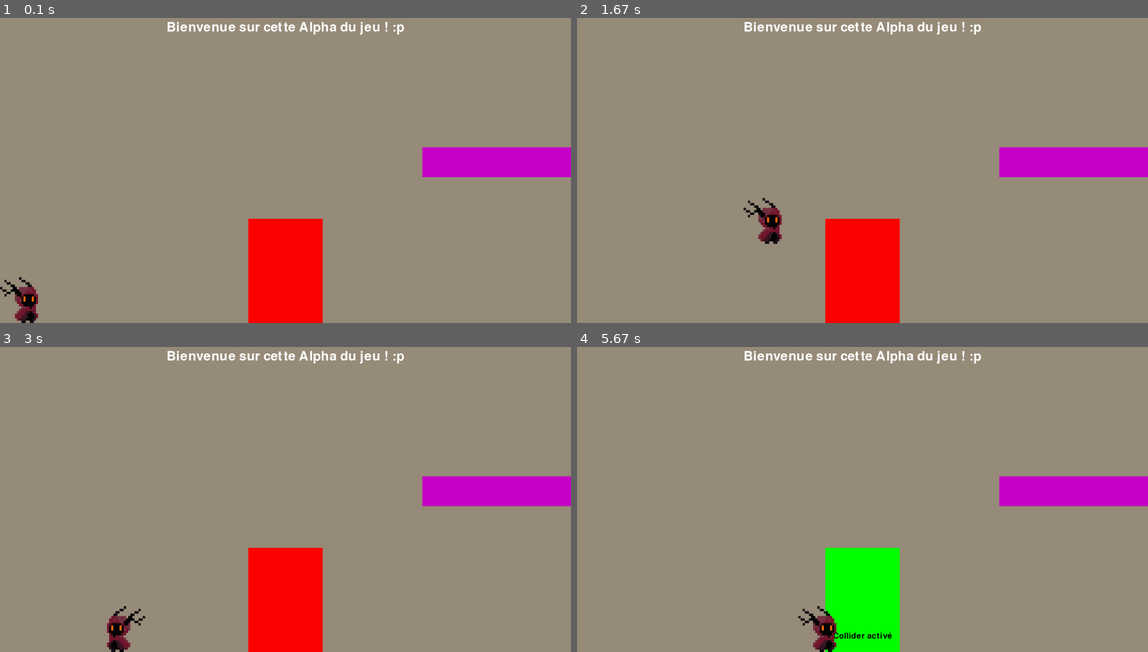
Above: before the commit, frames 1-4 (two rows, left to right).
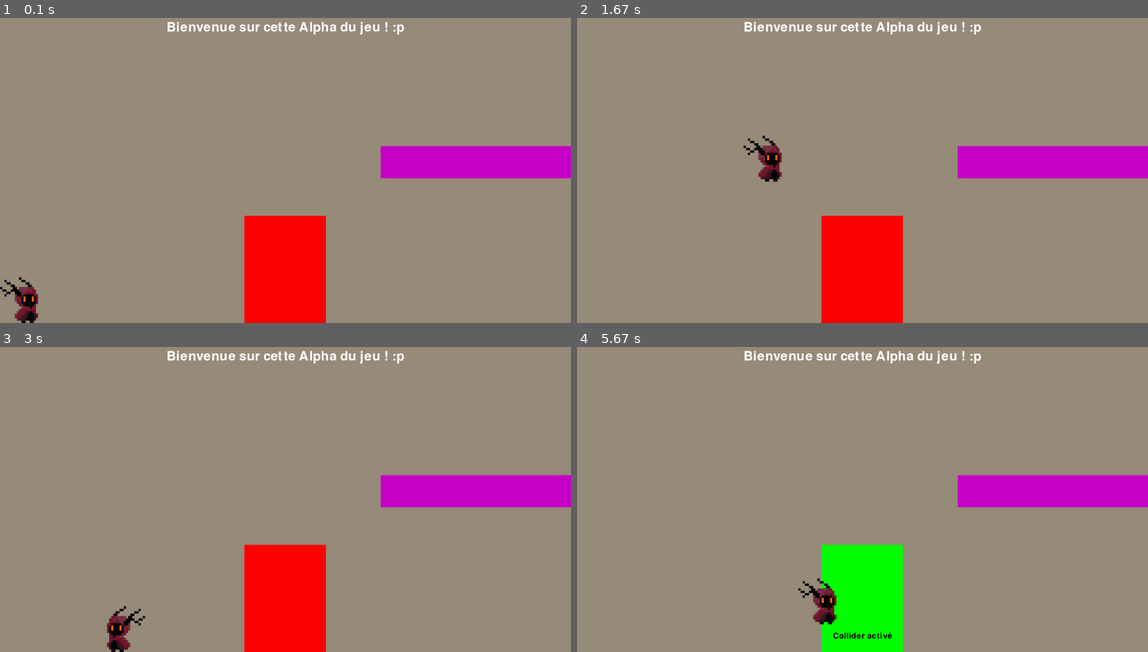
Above: after the commit, the same moments.

Repository: Kikii95/JV-Mini_Studio
Game: pygame game, started from main.py
Same seed, same stepped clock (60 frames per second), same inputs: the game is played once before the commit and once after it.
Inputs:
- Up to frame 1 (0.1 s): no input
- Up to frame 2 (1.67 s): hold Space 0.33-0.8 s; hold Right 0.33-0.8 s; hold Right 0.83-1.3 s; hold Up 1.33-1.63 s
- Up to frame 3 (3 s): hold Right 1.67-2.13 s; tap D at 1.82 s; hold Left 2.17-2.7 s; hold Left from 2.73 s (still down)
- Up to frame 4 (5.67 s): release Left at 3.13 s; hold Up 3.17-3.53 s; tap D at 3.32, 4.88 s; hold Right 3.57-4.2 s; hold Left 4.23-4.7 s; hold Right 4.73-5.2 s; hold Up 5.23-5.53 s; hold Right from 5.57 s (still down)

The runs differ from the first frame. In frame 1, 1.8% of the frame differs, in the area x 42-100%, y 41-100%; in frame 2, 2.8%, in the area x 29-100%, y 38-100%; in frame 3, 1.8%; in frame 4, 2.5%.

Commit message:
Refaire le jump ! ca va pas là c'est du grand n'importe quoi killian

Diff:
--- a/main.py
+++ b/main.py
@@ -6,7 +6,6 @@
     def __init__(self):
         self.screen_width = 1920
         self.screen_height = 1080
-        self.perso_scale = 15
 
         pygame.init()
         self.screen = pygame.display.set_mode((self.screen_width, self.screen_height))
@@ -18,15 +17,20 @@
         self.y = self.screen.get_height() - self.player.perso.get_height()
         self.is_jumping = False
         self.base_jump = self.player.perso_scale
-        self.scale_factor = 20
-        self.jump_scale = self.base_jump * (self.scale_factor / (self.player.perso_scale * 1.5))
-        self.jump_count = self.jump_scale
+        self.scale_factor = self.screen_width / 1920
+        self.jump_scale = self.player.perso_scale + ((1 * self.scale_factor)/2)
+        self.jump_count = 10
         self.orientation = "Right"
         self.running = True
 
-        self.area1 = pygame.Rect((self.screen_width - 250) / 2, self.screen_height - 350, 250, 350)
+        area1_width = self.screen_width/7
+        area1_height = self.screen_height/3
+        area2_width = self.screen_width / 3
+        area2_height = self.screen_height / 10
+
+        self.area1 = pygame.Rect((self.screen_width - area1_width) / 2, self.screen_height - area1_height, area1_width, area1_height)
         self.area1_color = (255, 0, 0)
-        self.area2 = pygame.Rect(self.screen_width - 500, (self.screen_height - 100) / 2, 500, 100)
+        self.area2 = pygame.Rect(self.screen_width - area2_width, (self.screen_height - area2_height) / 2, area2_width, area2_height)
         self.area2_color = (255, 0, 255)
 
         pygame.display.set_caption("Affichage de texte")
@@ -66,7 +70,8 @@
         pygame.display.flip()
 
 
-    def text(self, text, font_size, font_color, position):
+    def text(self, text, text_size, font_color, position):
+        font_size = int(float((text_size * self.screen_width) / 1920))
         font = pygame.font.Font(None, font_size)
         margin = font_size
 
--- a/player.py
+++ b/player.py
@@ -34,14 +34,15 @@
         if not is_jumping:
             if pressed[pygame.K_SPACE] or pressed[pygame.K_UP]:
                 self.game.is_jumping = True
+                self.game.jump_count = self.game.jump_scale
         else:
             if self.game.jump_count >= -self.game.jump_scale:
-                self.rect.y -= self.game.jump_count * abs(self.game.jump_count) * 0.5
+                self.rect.y -= self.game.jump_count * abs(self.game.jump_count) * 0.4
                 self.game.jump_count -= 1
             else:
-                self.game.jump_count = self.game.jump_scale
                 self.game.is_jumping = False
                 self.rect.y = self.game.screen.get_height() - self.perso.get_height()
+
 
     def draw_character(self):
         if self.game.orientation == "Right":
Not shown, changed: pygame-2.5.2-cp312-cp312-win_amd64.whl
